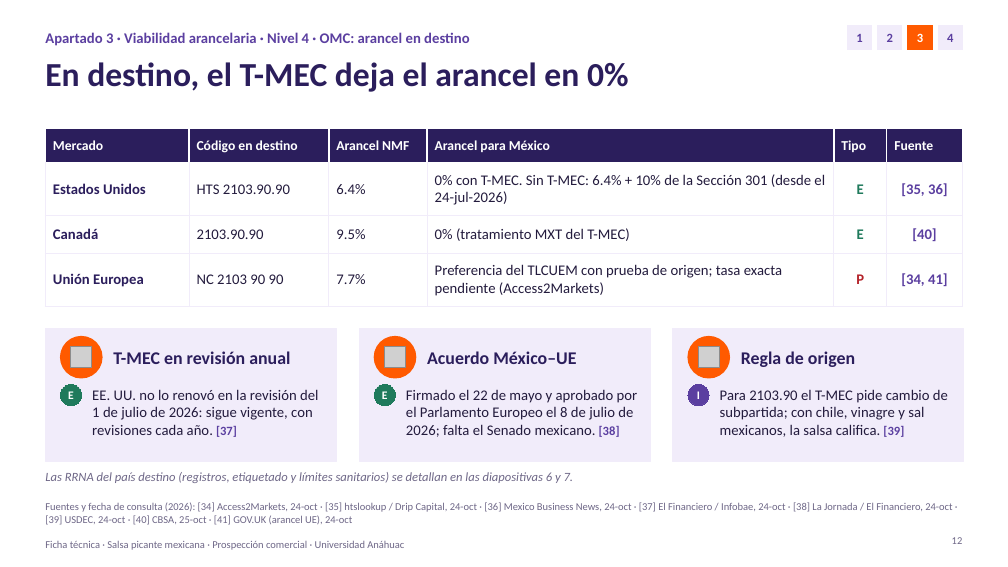
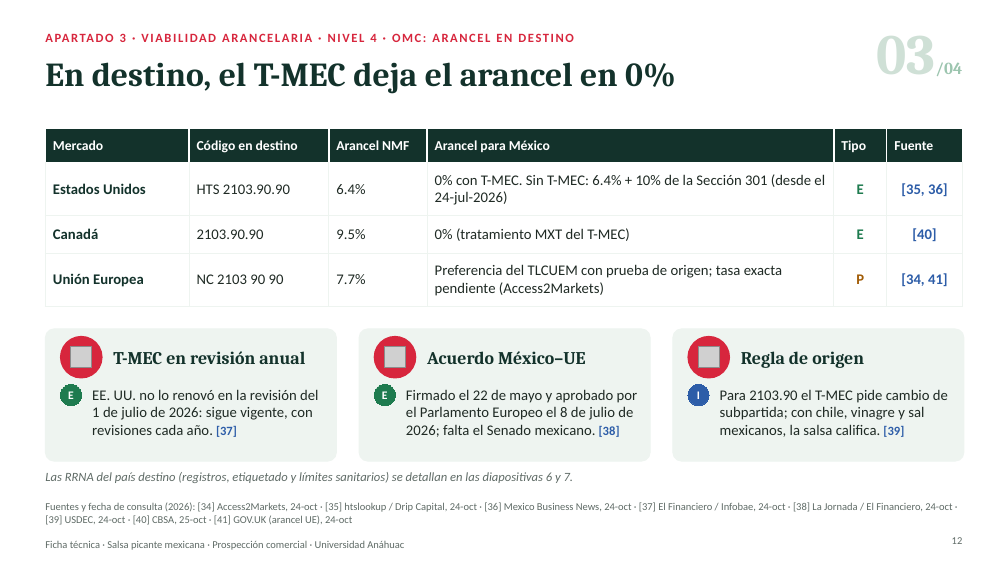
Before and after one commit to psiantonioochoa-design/Arquitectura, a slide deck: slide 12 of comercio-exterior/Ficha técnica · Salsa picante · Viabilidad arancelaria y de mercado.pptx. Drawn at 1008x567 pixels with LibreOffice and Linux fonts; fonts in the diff are those of the drawing; grey boxes stand for pictures. Boxes give left, top, right and bottom in pixels: in the first picture for what was removed or moved away, otherwise in the second. Text is boxed around its words. In the diff, an @@ line names an element or a change of style, - is before the commit and + after.

```diff
--- a/comercio-exterior/Ficha técnica · Salsa picante · Viabilidad arancelaria y de mercado.pptx
+++ b/comercio-exterior/Ficha técnica · Salsa picante · Viabilidad arancelaria y de mercado.pptx
@@ rectangle removed at [848,26,872,50] @@
-1
@@ rectangle removed at [878,26,902,50] @@
-2
@@ rectangle removed at [908,26,932,50] @@
-3
@@ rectangle removed at [938,26,963,50] @@
-4
@@ font Calibri to Cambria, text colour #2B1E5C to #13322B in 4 elements at [113,351,305,364], [427,351,586,364], [741,351,864,368], [45,62,676,94] @@
@@ text at [120,34,376,42]: text changed; size 14 to 12 pt; text colour #5B3FA0 to #D7263D @@
-Apartado 3 · Viabilidad arancelaria · Nivel 4 · OMC: arancel en destino
+APARTADO 3 · VIABILIDAD ARANCELARIA · NIVEL 4 · OMC: ARANCEL EN DESTINO
@@ text added at [877,36,963,76], 16 pt, text #9CC5AF, bold @@
+03/04
@@ table at [45,129,963,300] @@
@@ fill #2B1E5C to #13322B in row 1 @@
@@ text colour #2B1E5C to #13322B in "Estados Unidos", "Canadá", "Unión Europea" @@
@@ text colour #231B3D to #1F2A24 in "HTS 2103.90.90", "6.4%", "0% con T-MEC. Sin T-MEC: 6.4% + ...", "2103.90.90" and 5 more places @@
@@ text colour #1F7A5C to #1E7B4F in "E", "E" @@
@@ text colour #5B3FA0 to #2D5DA8 in "[35, 36]", "[40]", "[34, 41]" @@
@@ text colour #B4232A to #A15C07 in "P" @@
@@ borders changed @@
@@ rectangle removed at [45,329,337,461] @@
@@ rounded rectangle added at [45,329,337,461], fill #EEF4F0, outline #EEF4F0 1 pt @@
@@ rectangle removed at [359,329,650,461] @@
@@ rounded rectangle added at [359,329,650,461], fill #EEF4F0, outline #EEF4F0 1 pt @@
@@ rectangle removed at [673,329,964,461] @@
@@ rounded rectangle added at [673,329,964,461], fill #EEF4F0, outline #EEF4F0 1 pt @@
@@ fill #FF5A00 to #D7263D; outline #FF5A00 1 pt to #D7263D 1 pt in 3 elements at [60,337,102,378], [374,337,416,378], [688,337,730,378] @@
@@ text "EE. UU. no lo renovó ..." at [92,389,318,437]: text colour #231B3D to #1F2A24; text colour #5B3FA0 to #2D5DA8 in "[37]" @@
@@ text "Firmado el 22 de mayo ..." at [406,389,638,437]: text colour #231B3D to #1F2A24; text colour #5B3FA0 to #2D5DA8 in "[38]" @@
@@ ellipse "I" at [688,385,709,406]: fill #5B3FA0 to #2D5DA8; outline #5B3FA0 0.75 pt to #2D5DA8 0.75 pt @@
@@ text "Para 2103.90 el T-MEC pide ..." at [720,389,948,437]: text colour #231B3D to #1F2A24; text colour #5B3FA0 to #2D5DA8 in "[39]" @@
@@ text colour #6E6787 to #5F6B66 in 4 elements at [45,541,404,550], [45,472,574,483], [45,502,952,525], [952,537,963,544] @@
```
Also in this commit, not shown: 23 other slides changed, 1 other file.
